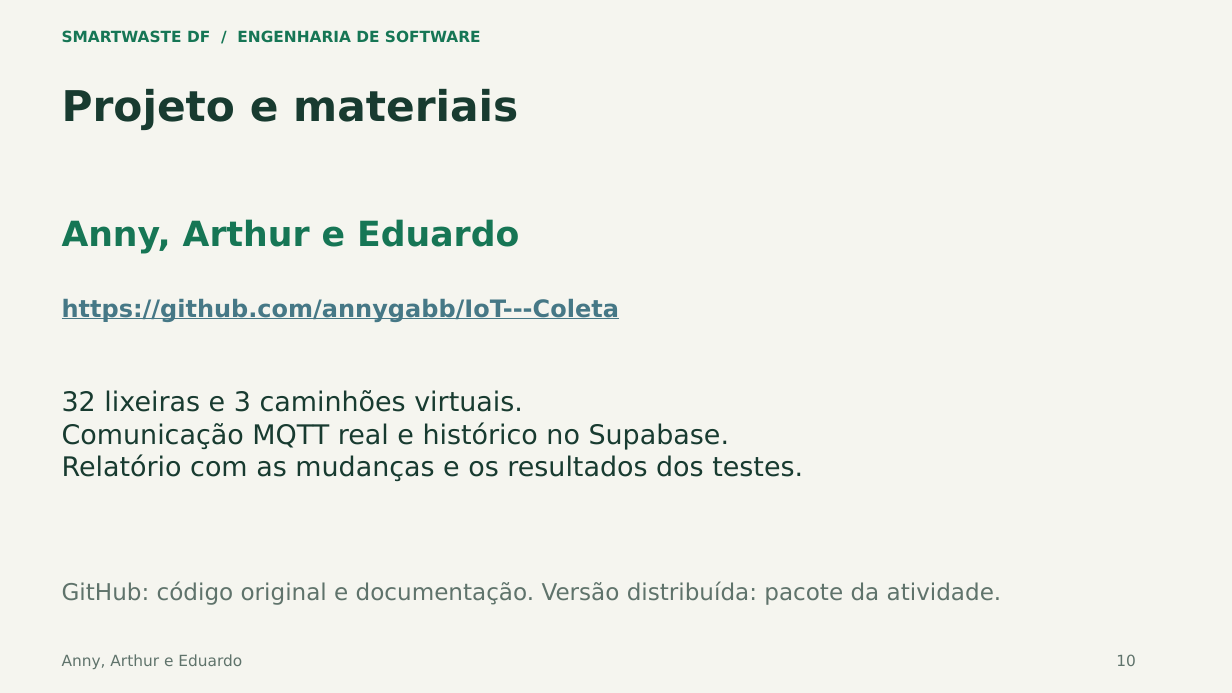
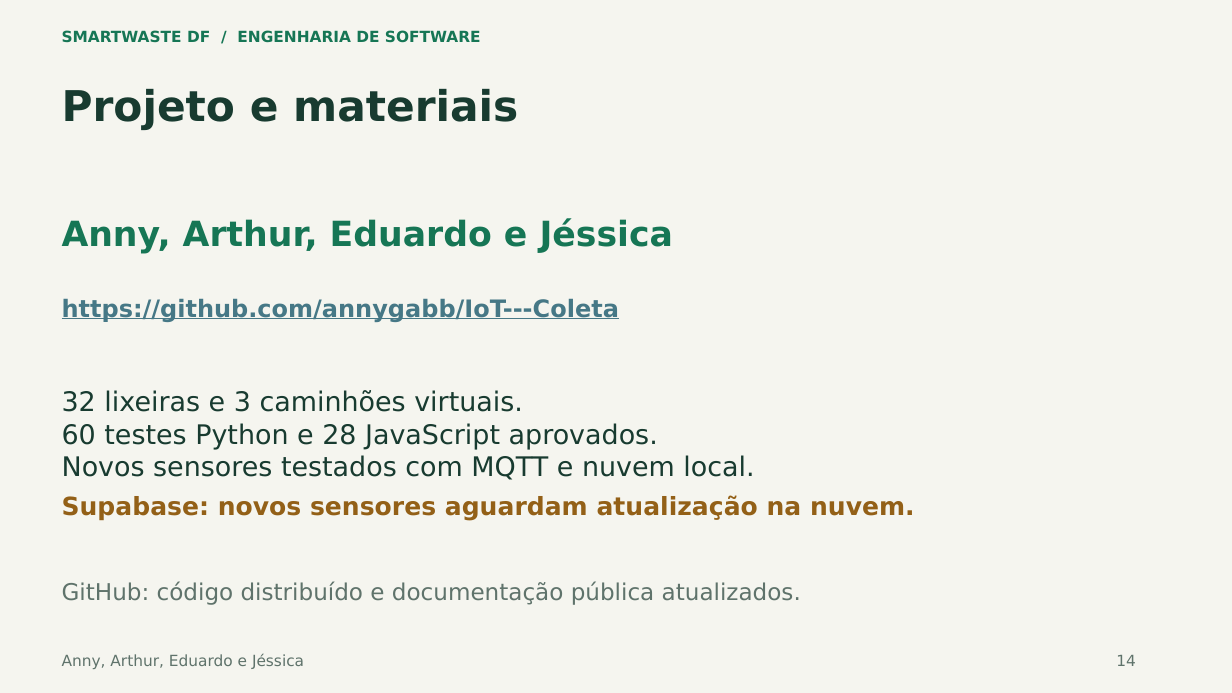
Before and after one commit to annygabb/IoT---Coleta, a slide deck: slide 14 of docs/entrega/SmartWaste_Apresentacao_Atualizada.pptx (slide 10 before the commit). Drawn at 1232x693 pixels with LibreOffice and Linux fonts; fonts in the diff are those of the drawing. Boxes give left, top, right and bottom in pixels: in the first picture for what was removed or moved away, otherwise in the second. Text is boxed around its words. In the diff, an @@ line names an element or a change of style, - is before the commit and + after.

Commit message:
feat: publica integração IoT, catálogo, quarentena e slides atualizados

```diff
--- a/docs/entrega/SmartWaste_Apresentacao_Atualizada.pptx
+++ b/docs/entrega/SmartWaste_Apresentacao_Atualizada.pptx
@@ text at box(62, 218, 673, 253): text changed @@
-Anny, Arthur e Eduardo
+Anny, Arthur, Eduardo e Jéssica
@@ text at box(62, 423, 754, 480): text changed @@
-Comunicação MQTT real e histórico no Supabase.
-Relatório com as mudanças e os resultados dos testes.
+60 testes Python e 28 JavaScript aprovados.
+Novos sensores testados com MQTT e nuvem local.
@@ text added at box(62, 495, 915, 521), 19.5 pt, text #936017, bold @@
+Supabase: novos sensores aguardam atualização na nuvem.
@@ text at box(62, 581, 801, 605): text changed @@
-GitHub: código original e documentação. Versão distribuída: pacote da atividade.
+GitHub: código distribuído e documentação pública atualizados.
@@ text at box(62, 654, 304, 669): text changed @@
-Anny, Arthur e Eduardo
+Anny, Arthur, Eduardo e Jéssica
@@ text at box(1116, 655, 1136, 666): text changed @@
-10
+14
```
Also in this commit, not shown: 9 other slides changed, 4 slides added, 56 other files.
